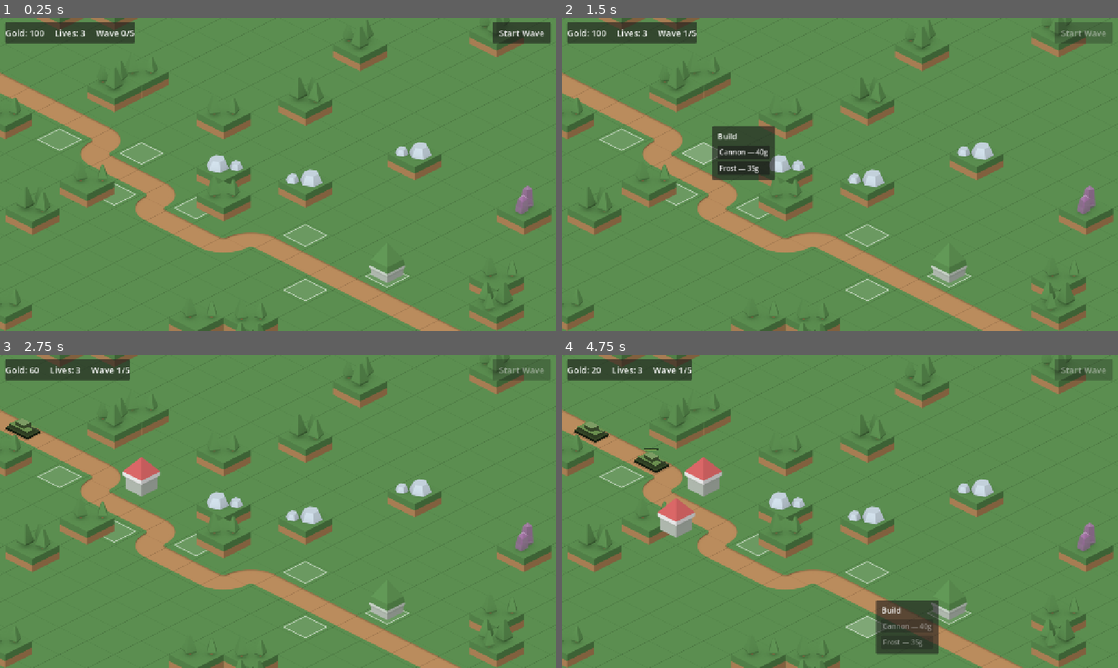
Above: before the commit, frames 1-4 (two rows, left to right).
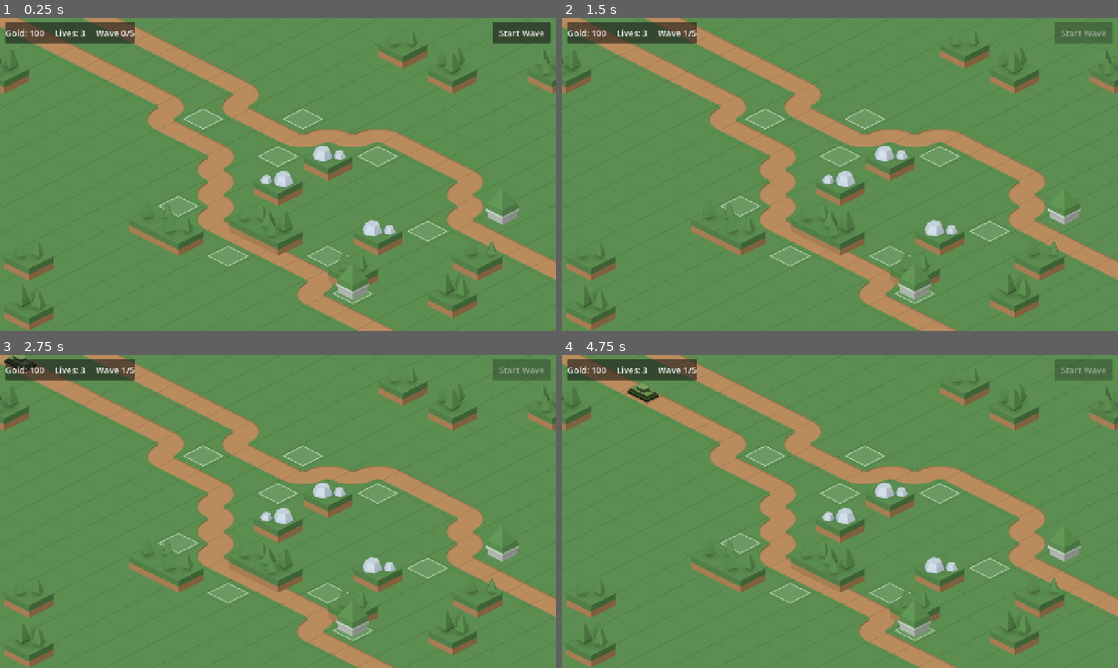
Above: after the commit, the same moments.

Repository: ldimitrov/tankbusters
Game: Godot game, scene res://scenes/main/main.tscn
The game is run twice, just before and just after one commit, with the same random seed, the same clock (stepped at 60 frames per second) and the same inputs.
Inputs (mouse positions are in pixels of both pictures, inside the frame that each line leads up to):
- Up to frame 1 (0.25 s): no input
- Up to frame 2 (1.5 s): click "Start Wave" at 0.5 s; tap Enter at 1.25 s; move the mouse to (701, 152) at 1.27 s; click (701, 152) at 1.42 s
- Up to frame 3 (2.75 s): click (183, 489) at 2 s, where only the run before the commit has a clickable "Cannon — 40g"
- Up to frame 4 (4.75 s): move the mouse to (678, 530) at 2.77 s; click (678, 530) at 2.92 s; click (717, 530) at 3.5 s, where only the run before the commit has a clickable "Cannon — 40g"; move the mouse to (867, 627) at 4.27 s; click (867, 627) at 4.42 s

The runs differ from the first frame. In frame 1, 27% of the frame differs, in the area x 0-100%, y 0-100%; in frame 2, 29%; in frame 3, 28%; in frame 4, 29%.

Commit message:
feat: two attack lanes and concurrent mixed spawn groups

Diff:
--- a/scenes/main/main.gd
+++ b/scenes/main/main.gd
@@ -44,18 +44,22 @@
 	"rocks_1.png", "rocks_5.png", "crystals_2.png",
 ]
 
-const GRID := Vector2i(12, 8)
-const MIN_PATH_LENGTH := 15
-const BUILD_SPOT_COUNT := 7
+const GRID := Vector2i(13, 9)
+const LANE_COUNT := 2
+const MIN_PATH_LENGTH := 14
+const BUILD_SPOT_COUNT := 9
 const DECOR_COUNT := 8
+const NEIGHBORS := [Vector2i(1, 0), Vector2i(-1, 0), Vector2i(0, 1), Vector2i(0, -1)]
 
 var _rng := RandomNumberGenerator.new()
 
 # Filled by _generate_map() — a fresh layout every game.
-var path_cells: Array[Vector2i] = []
+var lanes: Array = []  # each lane: Array[Vector2i], entrance to exit
+var lane_curves: Array = []  # matching Curve2D per lane
+var _all_path_cells := {}  # every road cell of every lane, as a set
 var build_cells: Array[Vector2i] = []
 var decor := {}  # cell -> texture file name
-var base_cell := Vector2i(-1, -1)
+var base_cells: Array[Vector2i] = []
 
 @onready var world: Node2D = $World
 @onready var ground: Node2D = $World/Ground
@@ -78,9 +82,9 @@
 	_generate_map()
 	_center_world()
 	_build_ground()
-	_build_road_curve()
+	_build_road_curves()
 	_place_build_spots()
-	_place_base()
+	_place_bases()
 
 	hud.start_wave_pressed.connect(start_wave)
 	hud.build_menu.option_selected.connect(_on_menu_option)
@@ -102,28 +106,56 @@
 		_rng.randomize()
 	print("Map seed: %d (relaunch with -- --seed=%d for the same map)" % [_rng.seed, _rng.seed])
 
-	path_cells = _generate_path(_rng)
+	lanes = _generate_lanes(_rng)
+	_all_path_cells = {}
+	for lane in lanes:
+		for cell in lane:
+			_all_path_cells[cell] = true
 	_pick_build_spots(_rng)
 	_scatter_decor(_rng)
-	_pick_base_cell()
+	_pick_base_cells()
+
+
+## Several independent attack lanes. Each new lane treats the previous ones
+## as blocked terrain, so lanes always keep at least one grass cell apart.
+func _generate_lanes(rng: RandomNumberGenerator) -> Array:
+	while true:
+		var result := []
+		var blocked := {}
+		for lane_i in LANE_COUNT:
+			var lane := _generate_path(rng, blocked, 90)
+			if lane.is_empty():
+				break  # couldn't fit another lane — reroll the whole map
+			result.append(lane)
+			for cell in lane:
+				blocked[cell] = true
+		if result.size() == LANE_COUNT:
+			return result
+	return []  # unreachable, keeps the compiler happy
 
 
 ## Random walk from the west edge to the east edge. The one rule that keeps
 ## the road drawable with our tile set: a new cell may touch the path ONLY at
 ## the cell we came from — otherwise two road lanes would run side by side
 ## and no tile could render that. Dead ends happen; we just retry.
-func _generate_path(rng: RandomNumberGenerator) -> Array[Vector2i]:
-	while true:
-		var attempt := _try_path(rng)
-		if attempt.size() >= MIN_PATH_LENGTH:
-			return attempt
-	return []  # unreachable, keeps the compiler happy
-
-
-func _try_path(rng: RandomNumberGenerator) -> Array[Vector2i]:
+func _generate_path(rng: RandomNumberGenerator, blocked: Dictionary, tries: int) -> Array[Vector2i]:
+	for attempt in tries:
+		var path := _try_path(rng, blocked)
+		if path.size() >= MIN_PATH_LENGTH:
+			return path
+	return []
+
+
+func _try_path(rng: RandomNumberGenerator, blocked: Dictionary) -> Array[Vector2i]:
 	var start := Vector2i(0, rng.randi_range(1, GRID.y - 2))
+	var occupied := blocked.duplicate()
+	if occupied.has(start):
+		return []
+	for n in NEIGHBORS:
+		if occupied.has(start + n):
+			return []
 	var path: Array[Vector2i] = [start]
-	var occupied := {start: true}
+	occupied[start] = true
 	var head := start
 	# Directions to try: east twice (bias toward the exit), the detours once.
 	var dirs := [
@@ -139,7 +171,7 @@
 			if occupied.has(next):
 				continue
 			var touches_path := false
-			for n in [Vector2i(1, 0), Vector2i(-1, 0), Vector2i(0, 1), Vector2i(0, -1)]:
+			for n in NEIGHBORS:
 				if next + n != head and occupied.has(next + n):
 					touches_path = true
 					break
@@ -153,15 +185,15 @@
 	return path
 
 
-## Build spots go on grass next to the road, spread out from each other.
+## Build spots go on grass next to any road, spread out from each other.
 func _pick_build_spots(rng: RandomNumberGenerator) -> void:
 	var candidates: Array[Vector2i] = []
-	for cell in path_cells:
-		for n in [Vector2i(1, 0), Vector2i(-1, 0), Vector2i(0, 1), Vector2i(0, -1)]:
+	for cell in _all_path_cells:
+		for n in NEIGHBORS:
 			var c: Vector2i = cell + n
 			if c.x < 0 or c.x >= GRID.x or c.y < 0 or c.y >= GRID.y:
 				continue
-			if c in path_cells or c in candidates:
+			if _all_path_cells.has(c) or c in candidates:
 				continue
 			candidates.append(c)
 	_shuffle(candidates, rng)
@@ -184,7 +216,7 @@
 	for y in GRID.y:
 		for x in GRID.x:
 			var c := Vector2i(x, y)
-			if c not in path_cells and c not in build_cells:
+			if not _all_path_cells.has(c) and c not in build_cells:
 				free.append(c)
 	_shuffle(free, rng)
 	decor = {}
@@ -192,16 +224,18 @@
 		decor[free[i]] = DECOR_TEXTURES[rng.randi_range(0, DECOR_TEXTURES.size() - 1)]
 
 
-## The HQ stands next to the road exit, on the first free neighbor cell.
-func _pick_base_cell() -> void:
-	var exit: Vector2i = path_cells[path_cells.size() - 1]
-	for n in [Vector2i(0, -1), Vector2i(0, 1), Vector2i(-1, -1), Vector2i(-1, 1)]:
-		var c: Vector2i = exit + n
-		if c.y < 0 or c.y >= GRID.y or c in path_cells:
-			continue
-		base_cell = c
-		decor.erase(c)
-		return
+## One HQ next to each lane's exit, on the first free neighbor cell.
+func _pick_base_cells() -> void:
+	base_cells = []
+	for lane in lanes:
+		var exit: Vector2i = lane[lane.size() - 1]
+		for n in [Vector2i(0, -1), Vector2i(0, 1), Vector2i(-1, -1), Vector2i(-1, 1)]:
+			var c: Vector2i = exit + n
+			if c.y < 0 or c.y >= GRID.y or _all_path_cells.has(c) or c in base_cells:
+				continue
+			base_cells.append(c)
+			decor.erase(c)
+			break
 
 
 ## Fisher-Yates with OUR rng — Array.shuffle() would use the global one and
@@ -242,7 +276,14 @@
 			cells.append(Vector2i(x, y))
 	cells.sort_custom(func(a, b): return (a.x + a.y) < (b.x + b.y))
 
-	var road_tiles := _road_tile_map()
+	var road_tiles := {}
+	var entry_rows := {}
+	var exit_rows := {}
+	for lane in lanes:
+		road_tiles.merge(_road_tile_map(lane))
+		entry_rows[lane[0].y] = true
+		exit_rows[lane[lane.size() - 1].y] = true
+
 	var in_grid := func(c: Vector2i) -> bool:
 		return c.x >= 0 and c.x < GRID.x and c.y >= 0 and c.y < GRID.y
 	for cell in cells:
@@ -254,10 +295,10 @@
 				# "in front" (lower on screen) must draw on top of them.
 				_add_tile(objects, DETAIL_DIR + decor[cell], cell)
 			continue
-		# Filler: the road runs on through it to the screen edge; the rest is
+		# Filler: the roads run on through it to the screen edge; the rest is
 		# grass with the occasional tree so it doesn't look like a dead sea.
-		if (cell.y == path_cells[0].y and cell.x < 0) \
-				or (cell.y == path_cells[path_cells.size() - 1].y and cell.x >= GRID.x):
+		if (entry_rows.has(cell.y) and cell.x < 0) \
+				or (exit_rows.has(cell.y) and cell.x >= GRID.x):
 			_add_tile(ground, TILE_DIR + ROAD_WE, cell)
 			continue
 		_add_tile(ground, TILE_DIR + GRASS_TILE, cell)
@@ -296,8 +337,8 @@
 	layer.add_child(sprite)
 
 
-## For every road cell, pick the tile matching which edges the road crosses.
-func _road_tile_map() -> Dictionary:
+## For every cell of one lane, pick the tile matching the road's edges.
+func _road_tile_map(path_cells: Array[Vector2i]) -> Dictionary:
 	var result := {}
 	for i in path_cells.size():
 		var cell := path_cells[i]
@@ -325,9 +366,17 @@
 	return "?"
 
 
-## Build the Curve2D the tanks drive along: through the midpoints of the cell
-## borders, with bezier handles so corners are smooth arcs instead of kinks.
-func _build_road_curve() -> void:
+## Build one Curve2D per lane: through the midpoints of the cell borders,
+## with bezier handles so corners are smooth arcs instead of kinks.
+func _build_road_curves() -> void:
+	lane_curves = []
+	for lane in lanes:
+		lane_curves.append(_lane_curve(lane))
+	# The Path2D node just visualizes the first lane in the editor.
+	enemy_path.curve = lane_curves[0]
+
+
+func _lane_curve(path_cells: Array[Vector2i]) -> Curve2D:
 	var points: Array[Vector2] = []
 	var first := Iso.cell_to_world(path_cells[0])
 	var last := Iso.cell_to_world(path_cells[path_cells.size() - 1])
@@ -349,7 +398,7 @@
 		var handle := (points[i + 1] - points[i - 1]).normalized() * 22.0
 		curve.set_point_in(i, -handle)
 		curve.set_point_out(i, handle)
-	enemy_path.curve = curve
+	return curve
 
 
 func _place_build_spots() -> void:
@@ -360,14 +409,13 @@
 		markers.add_child(spot)
 
 
-func _place_base() -> void:
-	if base_cell.x < 0:
-		return
-	var sprite := Sprite2D.new()
-	sprite.texture = load("res://assets/kenney/PNG/Towers (grey)/tower_00.png")
-	sprite.position = Iso.cell_to_world(base_cell)
-	sprite.offset = Vector2(0, -33)
-	objects.add_child(sprite)
+func _place_bases() -> void:
+	for cell in base_cells:
+		var sprite := Sprite2D.new()
+		sprite.texture = load("res://assets/kenney/PNG/Towers (grey)/tower_00.png")
+		sprite.position = Iso.cell_to_world(cell)
+		sprite.offset = Vector2(0, -33)
+		objects.add_child(sprite)
 
 
 ## ---------- Building ----------
@@ -459,20 +507,27 @@
 	_tanks_remaining = 0
 	for group in wave.groups:
 		_tanks_remaining += group.count
+	# Groups run CONCURRENTLY (no await between them), so heavies trickle in
+	# among the scout swarm instead of politely queueing up behind it.
 	for group in wave.groups:
-		for i in group.count:
-			if _game_ended:
-				return
-			_spawn_tank(group.tank, wave.hp_multiplier)
-			# await pauses THIS function (not the game) until the timer fires.
-			await get_tree().create_timer(group.interval).timeout
+		_run_group(group, wave.hp_multiplier)
+
+
+func _run_group(group: WaveGroup, hp_multiplier: float) -> void:
+	for i in group.count:
+		if _game_ended:
+			return
+		_spawn_tank(group.tank, hp_multiplier)
+		# await pauses THIS function (not the game) until the timer fires.
+		await get_tree().create_timer(group.interval).timeout
 
 
 func _spawn_tank(tank_data: TankData, hp_multiplier: float) -> void:
 	var tank := TANK_SCENE.instantiate()
 	tank.data = tank_data
 	tank.hp_multiplier = hp_multiplier
-	tank.path = enemy_path.curve
+	# Each tank rolls which lane it attacks on — split defenses required.
+	tank.path = lane_curves[_rng.randi_range(0, lane_curves.size() - 1)]
 	tank.died.connect(_on_tank_died)
 	tank.reached_base.connect(_on_tank_reached_base)
 	objects.add_child(tank)
@@ -533,10 +588,9 @@
 		var spots := markers.get_children()
 		for i in spots.size():
 			_build_turret(spots[i], type_ids[i % type_ids.size()])
-		# Exercise the upgrade path too.
-		spots[0].turret.upgrade()
-		spots[0].turret.upgrade()
-		spots[1].turret.upgrade()
+			# Max everything out — the "best possible defense" benchmark.
+			while spots[i].turret.can_upgrade():
+				spots[i].turret.upgrade()
 	if "--menu-test" in args:
 		# Regression test for the build flow: open the menu on a spot and
 		# press its first button, exactly like a player click would.
